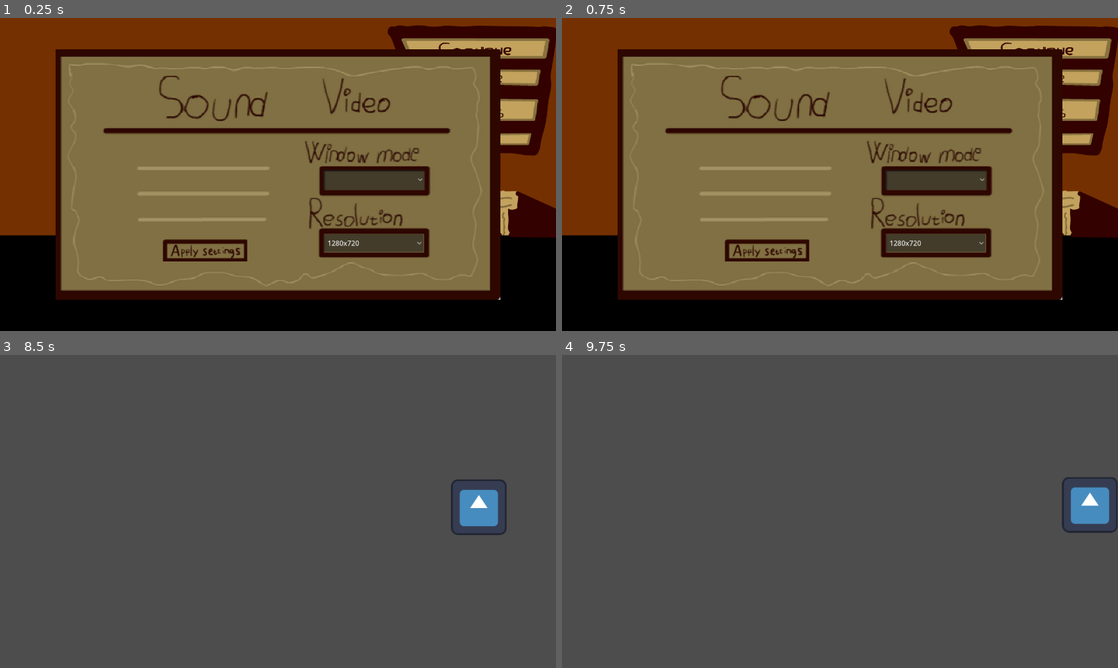
Above: before the commit, frames 1-4 (two rows, left to right).
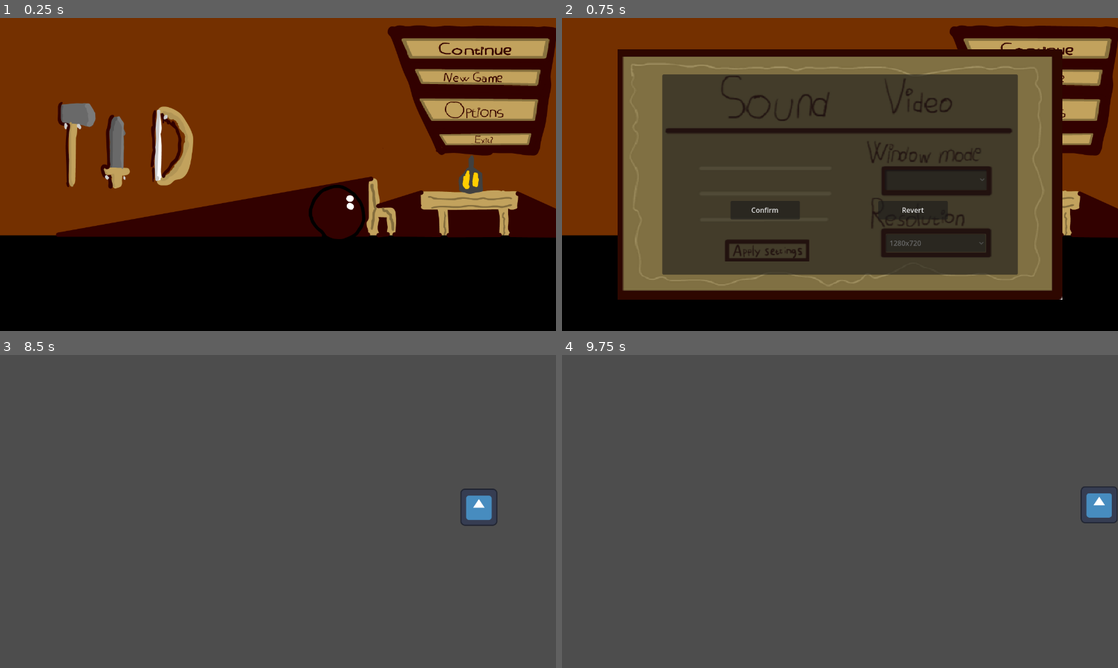
Above: after the commit, the same moments.

Repository: JhonChoulay/the-hackathon-game
Game: Godot game, scene res://Scenes/main_menu.tscn
Two runs of this game, one before a commit and one after it. Both use one fixed random seed, a clock stepped at 60 frames per second and the inputs below. The engine's default icon, where the game draws it, is replaced by a stand-in: a white triangle on a blue panel in a dark square.
Inputs (mouse positions are in pixels of both pictures, inside the frame that each line leads up to):
- Up to frame 1 (0.25 s): no input
- Up to frame 2 (0.75 s): click (1040, 108) at 0.5 s
- Up to frame 3 (8.5 s): click (205, 586) at 1.25 s; click (350, 545) at 2 s, where only the run after the commit has a clickable "Revert"; click (478, 414) at 2.75 s; click (478, 414) at 3.5 s; click (205, 545) at 4.25 s, where only the run after the commit has a clickable "Confirm"; click (205, 545) at 5 s, where only the run after the commit has a clickable "Confirm"; click (472, 383) at 5.75 s; tap Enter at 6.5 s; hold D (right) 6.53-8.03 s; tap W (up) at 6.6, 6.77, 7.07, 7.35, 7.52, 7.82, 8.1 s; hold A (left) from 8.03 s (still down)
- Up to frame 4 (9.75 s): release A (left) at 8.78 s; hold D (right) from 8.78 s (still down); tap W (up) at 8.85, 9.02, 9.32, 9.6 s

The runs differ from the first frame. In frame 1, 62% of the frame differs, in the area x 10-90%, y 10-90%; in frame 2, 38%; in frame 3, 0.8%; in frame 4, 0.8%.

Commit message:
In progress options menu.

Diff:
--- a/Projects/Scenes/main_menu.tscn
+++ b/Projects/Scenes/main_menu.tscn
@@ -37,6 +37,7 @@
 anchor_right = 1.0
 anchor_bottom = 0.437
 grow_horizontal = 0
+mouse_filter = 2
 script = ExtResource("2_3linl")
 metadata/_edit_use_anchors_ = true
 
@@ -94,6 +95,17 @@
 stretch_mode = 0
 metadata/_edit_use_anchors_ = true
 
+[node name="OptionsMenu" parent="Buttons/Options" instance=ExtResource("2_q6hi4")]
+visible = false
+top_level = true
+layout_mode = 1
+anchors_preset = -1
+anchor_left = 0.1
+anchor_top = 0.1
+anchor_right = 0.9
+anchor_bottom = 0.9
+offset_right = -0.00012207
+
 [node name="Exit" type="TextureButton" parent="Buttons"]
 texture_filter = 1
 layout_mode = 1
@@ -112,14 +124,6 @@
 stretch_mode = 0
 metadata/_edit_use_anchors_ = true
 
-[node name="OptionsMenu" parent="." instance=ExtResource("2_q6hi4")]
-layout_mode = 1
-anchors_preset = -1
-anchor_left = 0.1
-anchor_top = 0.1
-anchor_right = 0.9
-anchor_bottom = 0.9
-
 [connection signal="pressed" from="Buttons/NewGame" to="Buttons" method="_on_new_game_pressed"]
 [connection signal="pressed" from="Buttons/Continue" to="Buttons" method="_on_continue_pressed"]
 [connection signal="pressed" from="Buttons/Options" to="Buttons" method="_on_options_pressed"]
--- a/Projects/Scenes/options_menu.tscn
+++ b/Projects/Scenes/options_menu.tscn
@@ -61,5 +61,47 @@
 ignore_texture_size = true
 stretch_mode = 0
 
+[node name="Timer" type="Timer" parent="."]
+wait_time = 10.0
+one_shot = true
+
+[node name="Panel" type="Panel" parent="."]
+layout_mode = 1
+anchors_preset = -1
+anchor_left = 0.1
+anchor_top = 0.1
+anchor_right = 0.9
+anchor_bottom = 0.9
+offset_left = 0.319977
+offset_top = 0.400002
+offset_right = -0.560059
+offset_bottom = -0.200012
+
+[node name="RevertButton" type="Button" parent="Panel"]
+layout_mode = 1
+anchors_preset = -1
+anchor_left = 0.607
+anchor_top = 0.632
+anchor_right = 0.802
+anchor_bottom = 0.725
+offset_left = -0.137878
+offset_top = -0.0688477
+offset_right = 0.513794
+offset_bottom = -0.36499
+text = "Revert"
+
+[node name="ConfirmButton" type="Button" parent="Panel"]
+layout_mode = 1
+anchors_preset = -1
+anchor_left = 0.191
+anchor_top = 0.632
+anchor_right = 0.387
+anchor_bottom = 0.725
+offset_left = 0.472076
+offset_top = -0.0688477
+offset_right = -0.411438
+offset_bottom = -0.36499
+text = "Confirm"
+
 [connection signal="item_selected" from="ResolutionOptions" to="." method="_on_option_button_item_selected"]
 [connection signal="pressed" from="ApplyButton" to="." method="_on_apply_button_pressed"]
--- a/Projects/Scripts/Buttons.gd
+++ b/Projects/Scripts/Buttons.gd
@@ -11,8 +11,7 @@
 	print("NG Pressed")
 
 func _on_options_pressed():
-	for node in $Options.get_child(0).get_children():
-		node.show()
+	get_node("Options/OptionsMenu").show()
 
 func _on_exit_pressed():
 	get_tree().quit();
--- a/Projects/Scripts/level.gd
+++ b/Projects/Scripts/level.gd
@@ -4,11 +4,9 @@
 # Called when the node enters the scene tree for the first time.
 func _ready():
 	var window = get_window()
-
 	if !Resources.windowed:
 		if Resources.borderless:
 			window.borderless = Resources.borderless
 		else:
 			window.exclusive = Resources.exclusive_fullscreen
-	window.size = Vector2i(Resources.resolution[0], Resources.resolution[1])
-	window.position = Vector2i(0,0)
+	get_viewport().content_scale_size = Resources.resolution
--- a/Projects/Scripts/options_menu.gd
+++ b/Projects/Scripts/options_menu.gd
@@ -9,6 +9,7 @@
 
 var config = ConfigFile.new()
 var res
+@onready var timer = $Timer
 @onready var res_button = get_node("ResolutionOptions")
 
 func _ready():
@@ -23,12 +24,14 @@
 func _on_option_button_item_selected(index):
 	res = resolutions.get(res_button.get_item_text(index))
 
+func _process(_delta):
+	if timer.timeout:
+		config.load("res://Config/config.ini")
+		config.set_value("Settings","screen_width",int(res.x))
+		config.set_value("Settings","screen_height",int(res.y))
+		config.save("res://Config/config.ini")
 
 func _on_apply_button_pressed():
 	get_viewport().content_scale_size = res
-	Resources.resolution[0] = res.x
-	Resources.resolution[1] = res.y
-	config.load("res://Config/config.ini")
-	config.set_value("Settings","screen_width",int(res.x))
-	config.set_value("Settings","screen_height",int(res.y))
-	config.save("res://Config/config.ini")
+	timer.start()
+	Resources.resolution = res
--- a/Projects/Scripts/player.gd
+++ b/Projects/Scripts/player.gd
@@ -6,12 +6,13 @@
 	@export var gain = 5
 	@export var maximum = 400
 
+@export var project_res = Vector2(1920, 1080)
 var speed = speed_class.new()
 # Called when the node enters the scene tree for the first time.
 func _ready():
-	var resolution = [Resources.resolution[0], Resources.resolution[1]]
-	position = Vector2(resolution[0]/2, resolution[1]/2)	# Place the player in the middle of the screen.
-
+	var resolution = Resources.resolution
+	position = resolution/2	# Place the player in the middle of the screen.
+	scale = resolution / project_res
 # Called every frame. 'delta' is the elapsed time since the previous frame.
 func _process(_delta):
 	var direction = Input.get_vector("left","right","up","down")
@@ -23,8 +24,7 @@
 											## X axis speed and velocity management
 	if direction_var.x != 0: #If moving
 		speed.x += direction_var.x * speed.gain #Gain speed on the respective X axis direction_var (if negative direction_var = left)
-		speed.x = max(min(speed.x,speed.maximum), -speed.maximum) #inner min clamps the upper limit of speed.x/y, outer max clamps the lower limit
-		speed.y = max(min(speed.y,speed.maximum), -speed.maximum)
+		speed.x = clamp(speed.x,-speed.maximum,speed.maximum) #inner min clamps the upper limit of speed.x/y, outer max clamps the lower limit
 	else: #if left or right are not pressed
 		if speed.x < 0: #if the speed is going to the left
 			if is_on_wall():
@@ -40,8 +40,7 @@
 
 	if direction_var.y != 0: #If moving
 		speed.y += direction_var.y * speed.gain #Gain speed on the respective y axis direction_var (if negative direction_var = left)
-		speed.y = max(min(speed.y,speed.maximum), -speed.maximum) #inner min clamps the upper limit of speed.x/y, outer max clamps the lower limit
-		speed.y = max(min(speed.y,speed.maximum), -speed.maximum)
+		speed.y = clamp(speed.y,-speed.maximum,speed.maximum) #inner min clamps the upper limit of speed.x/y, outer max clamps the lower limit
 	else: #if left or right are not pressed
 		if speed.y < 0: #if the speed is going up
 			if is_on_ceiling():
--- a/Projects/Scripts/resources.gd
+++ b/Projects/Scripts/resources.gd
@@ -1,7 +1,7 @@
 extends Node2D
 
 var config = ConfigFile.new()
-var resolution : Array
+var resolution : Vector2
 var borderless : bool
 var exclusive_fullscreen : bool
 var windowed : bool
@@ -9,7 +9,7 @@
 # Called when the node enters the scene tree for the first time.
 func _ready():
 	config.load("res://Config/config.ini")
-	resolution  = [config.get_value("Settings","screen_width"), config.get_value("Settings","screen_height")]
+	resolution  = Vector2(config.get_value("Settings","screen_width"), config.get_value("Settings","screen_height"))
 	windowed = config.get_value("Settings","windowed")
 	borderless = config.get_value("Settings", "borderless")
 	get_viewport().content_scale_size = Vector2(resolution[0],resolution[1])
--- a/Projects/project.godot
+++ b/Projects/project.godot
@@ -61,7 +61,3 @@
 "events": [Object(InputEventMouseButton,"resource_local_to_scene":false,"resource_name":"","device":-1,"window_id":0,"a …(258 unchanged characters)…
 ]
 }
-
-[rendering]
-
-renderer/rendering_method="gl_compatibility"
Not shown: 1 places in Projects/Scenes/main_menu.tscn that only renumber resources
Not shown: 1 places in Projects/Scenes/options_menu.tscn that only renumber resources
